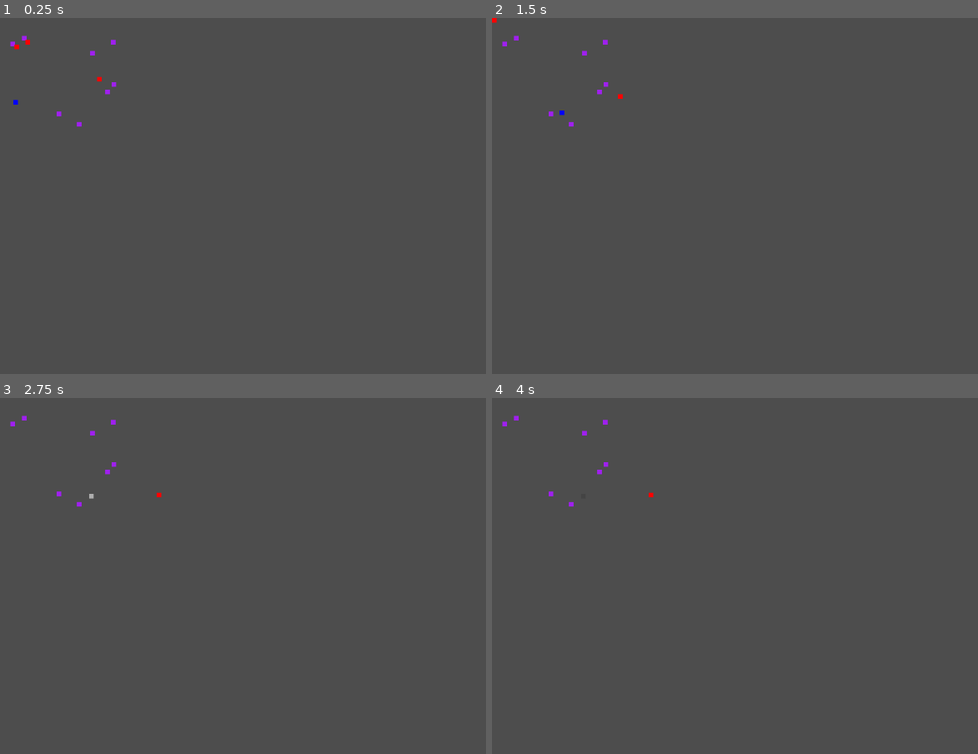
Above: before the commit, frames 1-4 (two rows, left to right).
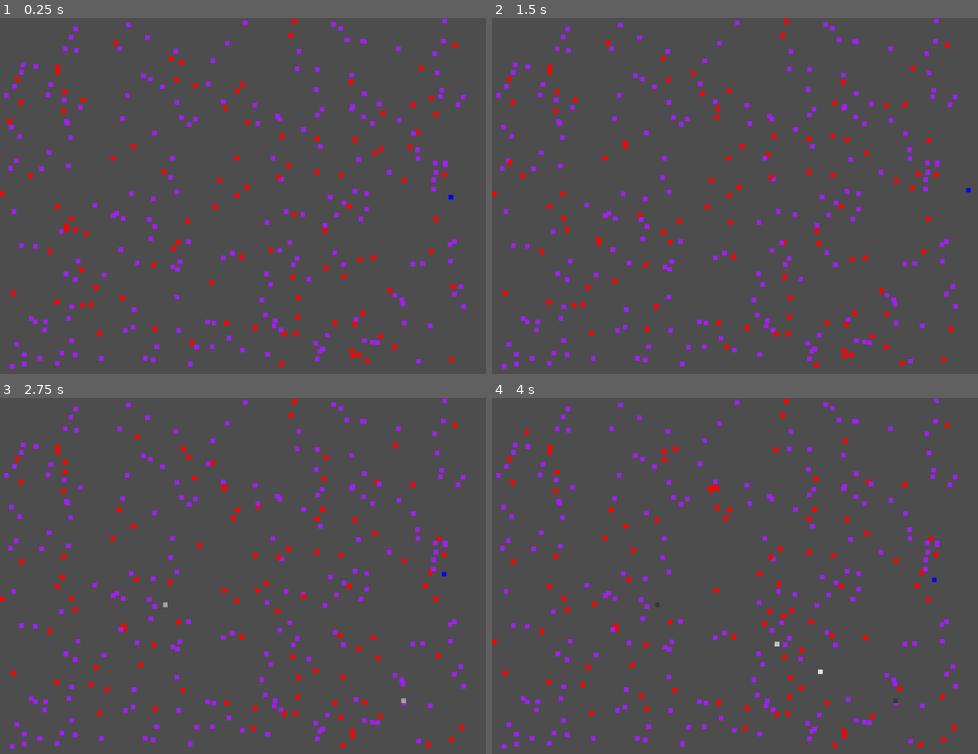
Above: after the commit, the same moments.

Repository: EcceMars/Distant-Sellsword
Game: Godot game, scene res://MAIN.tscn
Two runs of this game, one before a commit and one after it. Both use one fixed random seed, a clock stepped at 60 frames per second and the inputs below.
Inputs (mouse positions are in pixels of both pictures, inside the frame that each line leads up to):
- Up to frame 1 (0.25 s): no input
- Up to frame 2 (1.5 s): tap Enter at 0.5 s; move the mouse to (973, 185) at 0.52 s; tap Ctrl at 0.6, 1.35 s; click (973, 185) at 0.67 s; move the mouse to (691, 224) at 1.27 s; click (691, 224) at 1.42 s
- Up to frame 3 (2.75 s): move the mouse to (398, 501) at 2.02 s; tap Ctrl at 2.1 s; click (398, 501) at 2.17 s
- Up to frame 4 (4 s): move the mouse to (793, 661) at 2.77 s; tap Ctrl at 2.85, 3.6 s; click (793, 661) at 2.92 s; move the mouse to (outside the picture) at 3.52 s; click (outside the picture) at 3.67 s

The runs differ from the first frame. In frame 1, 4.5% of the frame differs, in the area x 0-96%, y 0-99%; in frame 2, 4.4%; in frame 3, 4.4%; in frame 4, 4.4%.

Commit message:
working_on_behavior

Diff:
--- a/ECS_MANAGER.gd
+++ b/ECS_MANAGER.gd
@@ -4,7 +4,7 @@
 
 var WIDTH:int = 0
 var HEIGHT:int = 0
-var POPULATION:int = 0
+var POPULATION:int = 1
 
 ## All entities
 var entities:Array[Entity] = []
@@ -12,6 +12,9 @@
 var components:Dictionary[String, Array] = {}
 ## All systems to process the world
 var systems:Array[System] = []
+
+var dying_world:bool = false
+var dead_ratio:float = 0
 
 ## Processes the next state of the world
 func process()->void:
@@ -55,6 +58,11 @@
 		comp_array.erase(entity)
 	entity.components.clear()
 	entity.uid = -1
+	dead_ratio += 1
+	var living_tot:float = float(POPULATION)
+	living_tot *= 0.4 - 0.1
+	var ratio:float = float(dead_ratio) / living_tot
+	dying_world = ratio > 0.7
 func start_system(system:System)->void:
 	systems.append(system)
 func extend_ent_component(entity:Entity, component:BaseComponent, override:bool = false)->void:
--- a/Entity.gd
+++ b/Entity.gd
@@ -1,3 +1,4 @@
+@icon("res://_icon.svg")
 class_name Entity
 extends RefCounted
 
--- a/MAIN.gd
+++ b/MAIN.gd
@@ -1,13 +1,41 @@
 extends Node
 
-const WIDTH:int = 200
-const HEIGHT:int = 200
+const POPULATION:int = 300
+const FRAME_LEN:float = 0.03
+const WIDTH:int = 800
+const HEIGHT:int = 600
 
 var WORLD:ECS_MANAGER
 var START:bool = false
+var frame:float = FRAME_LEN
+var dead_count:int = 0
+
+var visual_nodes:Array[Node] = []
 
 func _ready()->void:
-	WORLD = ECS_MANAGER.new(12, WIDTH, HEIGHT)
+	generate()
+func _process(_delta:float)->void:
+	if not START: return
+	if frame >= FRAME_LEN:
+		for system:System in WORLD.systems:
+			system.process(WORLD)
+		frame = 0.0
+	frame += _delta
+	if WORLD.dying_world:
+		START = false
+		generate()
+func generate()->void:
+	if WORLD:
+		START = false
+		await get_tree().create_timer(3).timeout
+		print("\n\n\n---------World is anew!---------\n\n\n")
+		for node in visual_nodes:
+			if node:
+				node.queue_free()
+		visual_nodes.clear()
+		await get_tree().create_timer(3).timeout
+	WORLD = null
+	WORLD = ECS_MANAGER.new(POPULATION, WIDTH, HEIGHT)
 	for pop in WORLD.POPULATION:
 		var pos:Vector2 = Vector2(randi() % WIDTH, randi() % HEIGHT)
 		WORLD.spawn_entity(
@@ -27,7 +55,7 @@
 	var health:HealthComponent = hero.get_component(HealthComponent)
 	health.energy.regen_factor = 0.5
 
-	for n in 3:
+	for n in POPULATION * 0.4:
 		var elected:Entity = WORLD.entities.pick_random()
 		while elected == hero: elected = WORLD.entities.pick_random()
 
@@ -51,7 +79,3 @@
 	WORLD.start_system(behavior_sys)
 
 	START = true
-func _process(_delta:float)->void:
-	if not START: return
-	for system:System in WORLD.systems:
-		system.process(WORLD)
--- a/components/VisualComponent.gd
+++ b/components/VisualComponent.gd
@@ -11,6 +11,7 @@
 		visual = visual_node
 	is_static = _is_static
 	anchor_node.add_child(visual)
+	anchor_node.visual_nodes.append(visual)
 ## Creates a generic debug rect to visualize entities
 func _default()->void:
 	visual = ColorRect.new()
--- a/BehaviorSystem.gd
+++ b/systems/BehaviorSystem.gd
@@ -47,14 +47,15 @@
 		State.IDLE:
 			idle(movement)
 func idle(movement:MovementComponent)->void:
-	print("Someone at " + str(movement.position) + " is idleing about...")
+	print("Someone at " + str(movement.position) + " is idlying about...")
 	if movement.movable.has_target:
 		movement.clear_path()
 ## Entity periodically wanders about
 func wander(entity:Entity, movement:MovementComponent, world:ECS_MANAGER)->void:
 	print("%d wanders..." % entity.uid)
 	if movement.movable or not movement.movable.has_target or counter % think_interval == 0:
-		var target:Vector2 = movement.position + movement.position * 100 * sign(randi_range(-1, 1))
+		var target:Vector2 = movement.position + movement.position * 10 * sign(randi_range(-1, 1))
+		target = target.clamp(Vector2.ZERO, Vector2(world.WIDTH, world.HEIGHT))
 		var msid:int = world.systems.find_custom(func(a): return a is MovementSystem)
 		var mov_sys:MovementSystem = world.systems[msid]
 		mov_sys.force_move(entity, target)
Renamed: BehaviorComponent.gd -> components/BehaviorComponent.gd
Renamed: BehaviorComponent.gd.uid -> components/BehaviorComponent.gd.uid
Renamed: HealthComponent.gd -> components/HealthComponent.gd
Renamed: HealthComponent.gd.uid -> components/HealthComponent.gd.uid
Renamed: BehaviorSystem.gd.uid -> systems/BehaviorSystem.gd.uid
Renamed: HealthSystem.gd -> systems/HealthSystem.gd
Renamed: HealthSystem.gd.uid -> systems/HealthSystem.gd.uid
